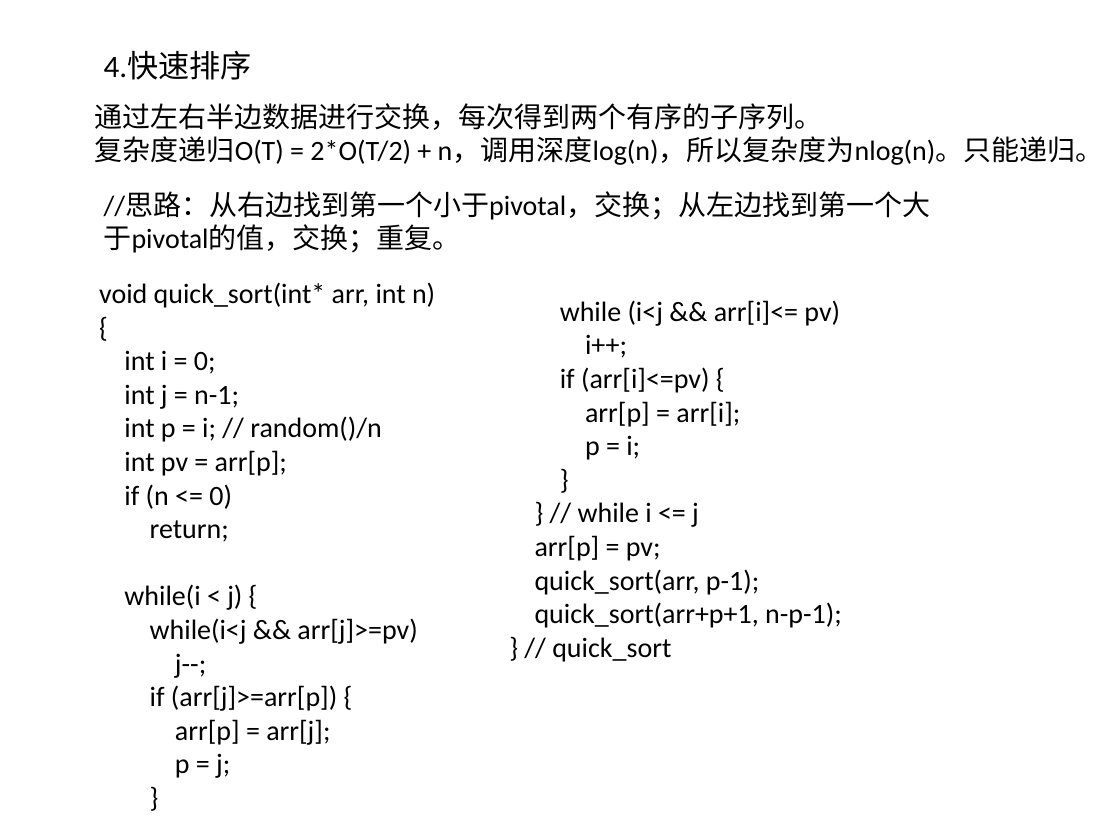
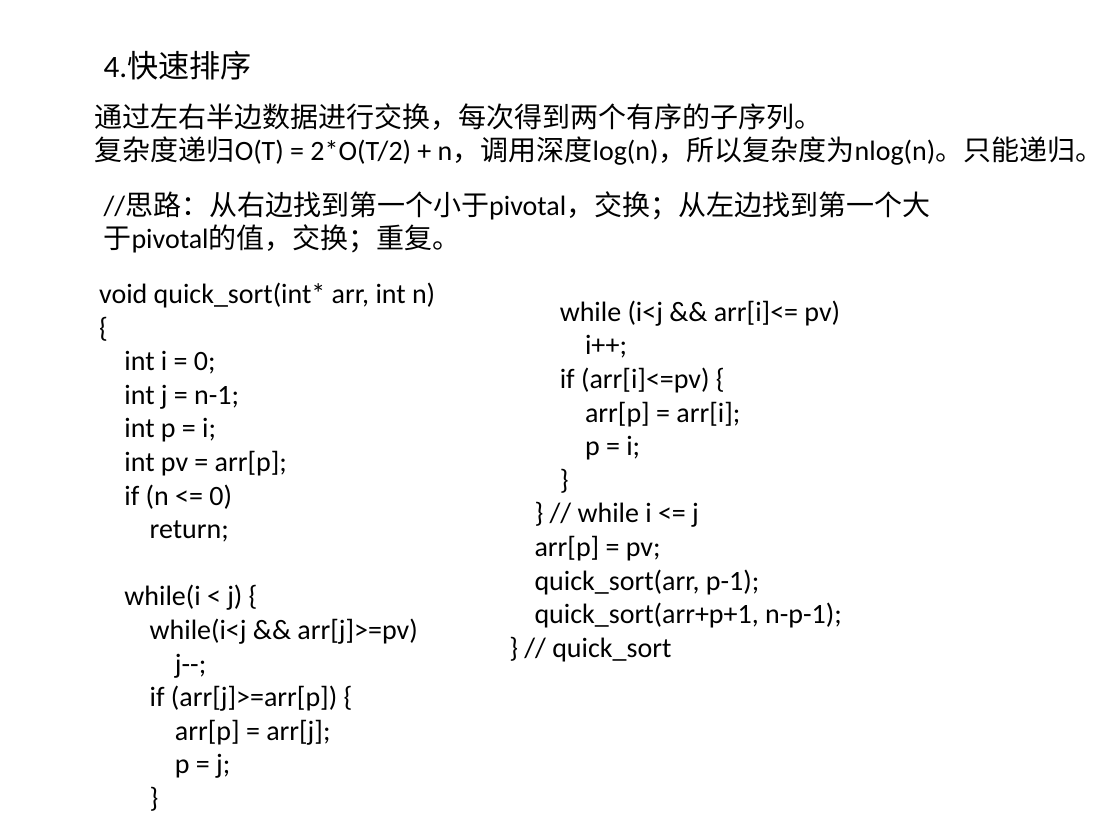
Before and after one commit to willkk/go, a slide deck: slide 5 of algos_summary.pptx. Drawn at 1120x840 pixels with LibreOffice and Linux fonts; fonts in the diff are those of the drawing. Boxes give left, top, right and bottom in pixels: in the first picture for what was removed or moved away, otherwise in the second. Text is boxed around its words. In the diff, an @@ line names an element or a change of style, - is before the commit and + after.

```diff
--- a/algos_summary.pptx
+++ b/algos_summary.pptx
@@ text at [124,417,216,442]: text changed @@
-int p = i; // random()/n
+int p = i;
```
Also in this commit, not shown: 2 other slides changed, 1 other file.
